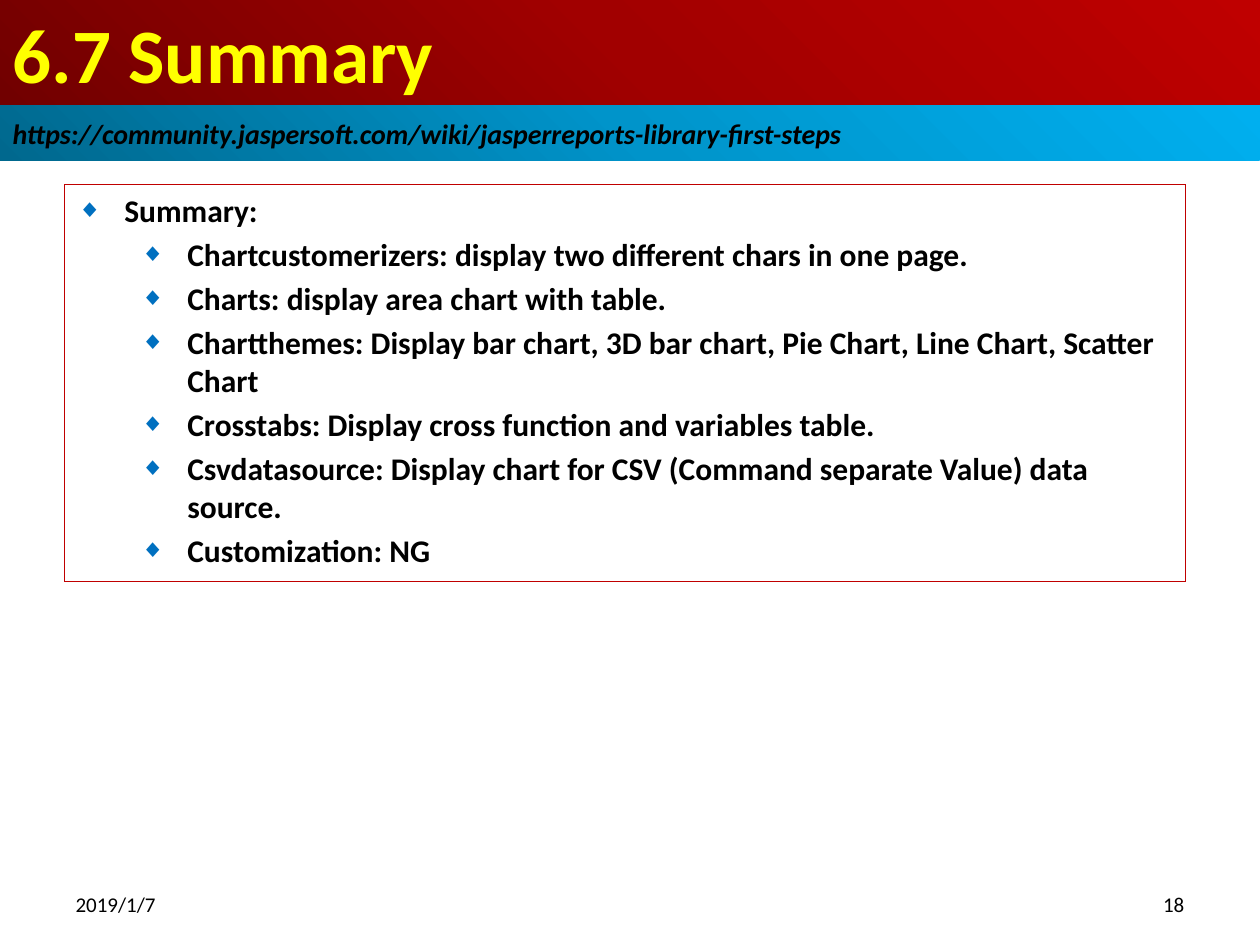
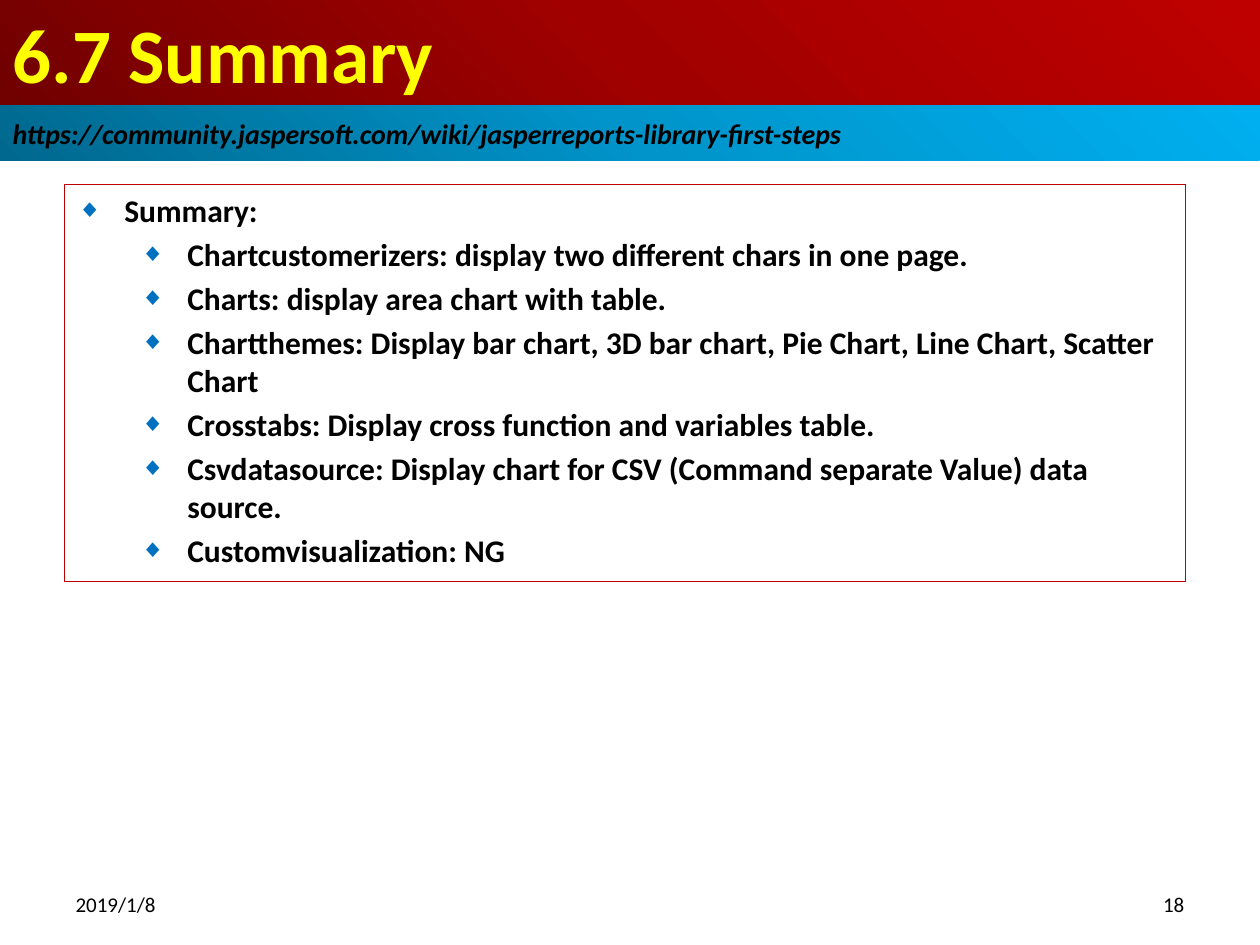
Before and after one commit to peterhchen/100-jasper-report-api-6.7.0, a slide deck: slide 18 of 15_Ch06_API_c.pptx. Drawn at 1260x945 pixels with LibreOffice and Linux fonts; fonts in the diff are those of the drawing. Boxes give left, top, right and bottom in pixels: in the first picture for what was removed or moved away, otherwise in the second. Text is boxed around its words. In the diff, an @@ line names an element or a change of style, - is before the commit and + after.

```diff
--- a/15_Ch06_API_c.pptx
+++ b/15_Ch06_API_c.pptx
@@ subtitle at [187, 540, 505, 563]: text changed @@
-  ◆ Customization: NG
+  ◆ Customvisualization: NG
@@ text at [76, 897, 156, 913]: text changed @@
-2019/1/7
+2019/1/8
```
Also in this commit, not shown: 18 other slides changed, 16 other files.
